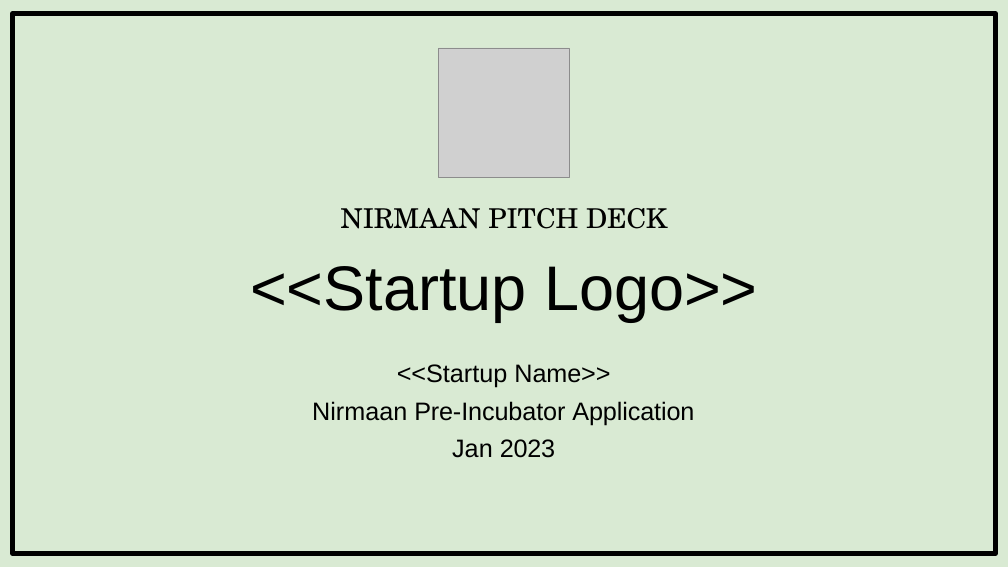
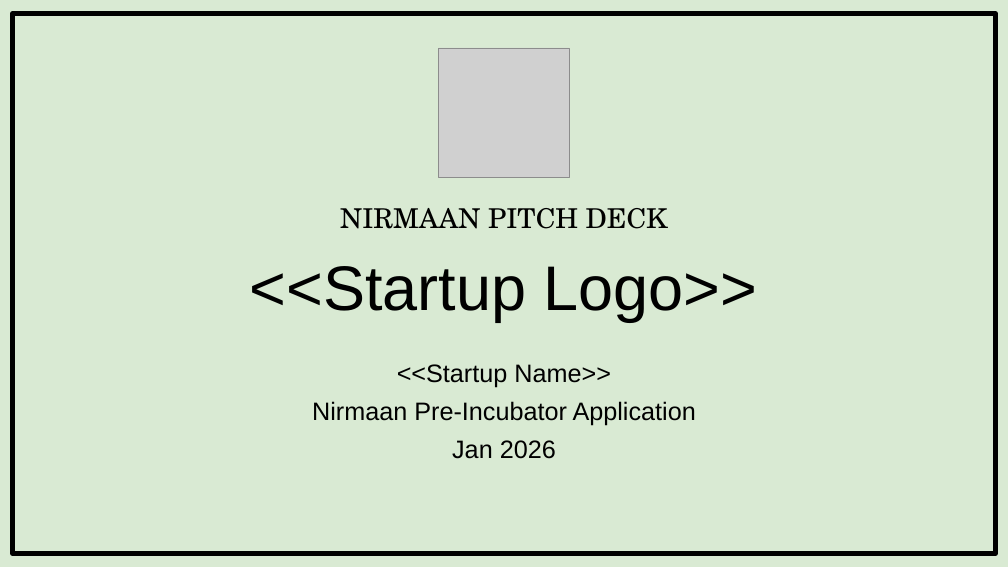
Before and after one commit to Wraptron/incubation-frontend, a slide deck: slide 1 of public/Nirmaan Sample Pitchdeck.pptx. Drawn at 1008x567 pixels with LibreOffice and Linux fonts; fonts in the diff are those of the drawing; grey boxes stand for pictures. Boxes give left, top, right and bottom in pixels: in the first picture for what was removed or moved away, otherwise in the second. Text is boxed around its words. In the diff, an @@ line names an element or a change of style, - is before the commit and + after.

```diff
--- a/public/Nirmaan Sample Pitchdeck.pptx
+++ b/public/Nirmaan Sample Pitchdeck.pptx
@@ title "NIRMAAN PITCH DECK" at (x1=250, y1=208, x2=758, y2=322): letter spacing -0.1 to 0 pt in "NIRMAAN", "Logo>>"; letter spacing -0.2 to 0 pt in "DECK"; less space between paragraphs @@
@@ text at (x1=312, y1=364, x2=696, y2=426): letter spacing -0.1 to 0 pt in "Name>> Pre-Incubator Application"; letter spacing -0.2 to 0 pt in "Pre-Incubator"; less space between paragraphs @@
@@ text at (x1=452, y1=440, x2=556, y2=459): text changed @@
-Jan 2023
+Jan 2026
```
Also in this commit, not shown: 11 other slides changed, 8 other files.
